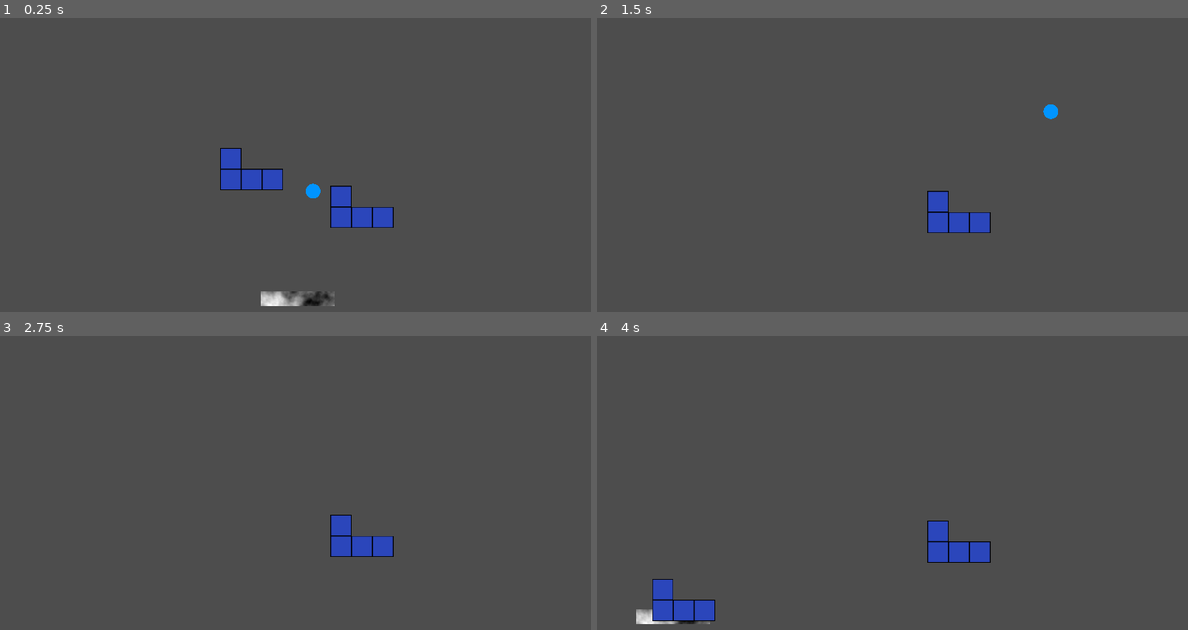
Above: before the commit, frames 1-4 (two rows, left to right).
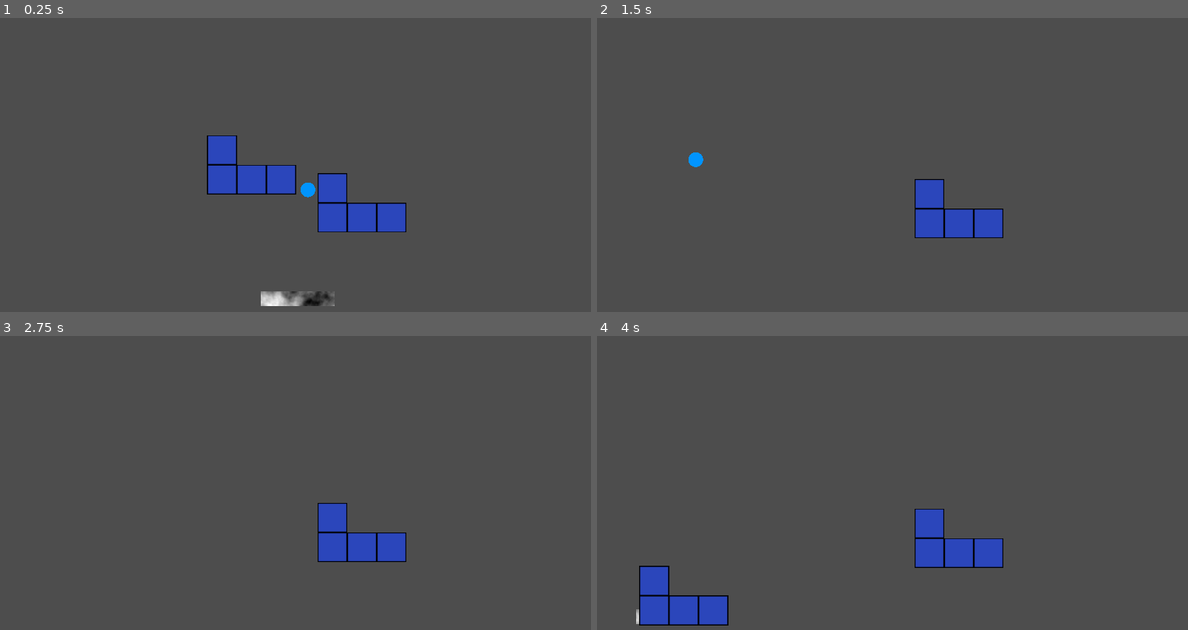
Above: after the commit, the same moments.

Repository: dadames/GMTK2024
Game: Godot game, scene res://Game/test_area.tscn
Same seed, same stepped clock (60 frames per second), same inputs: the game is played once before the commit and once after it. This scene is started directly instead of the project's main scene.
Inputs:
- Up to frame 1 (0.25 s): no input
- Up to frame 2 (1.5 s): hold 0 0.53-1.28 s; hold Right (ui_right) from 0.53 s (still down); tap 0 at 1.35 s
- Up to frame 3 (2.75 s): release Right (ui_right) at 2.03 s; hold Left (ui_left) from 2.03 s (still down); hold 0 from 2.03 s (still down)
- Up to frame 4 (4 s): keep holding Left (ui_left); release 0 at 2.78 s; tap 0 at 2.85 s; hold 0 from 3.53 s (still down)

The runs differ from the first frame. In frame 1, 2.7% of the frame differs, in the area x 35-69%, y 39-73%; in frame 2, 1.5%; in frame 3, 1.3%; in frame 4, 2.7%.

Commit message:
Fix scale incorrectly using normalized instead of sign to compute from the level scale

Diff:
--- a/Game/Brick/brick_controller.gd
+++ b/Game/Brick/brick_controller.gd
@@ -35,7 +35,7 @@
 		position.y += delta * fallSpeed
 
 func initialize() -> void:
-	scale = scale.normalized() * 2 ** get_tree().get_nodes_in_group("Level").front().levelScale
+	scale = scale.sign() * 2 ** get_tree().get_nodes_in_group("Level").front().levelScale
 	var shape := BrickShape.new()
 	shape.shape = shapeType
 	set_shape(shape)
